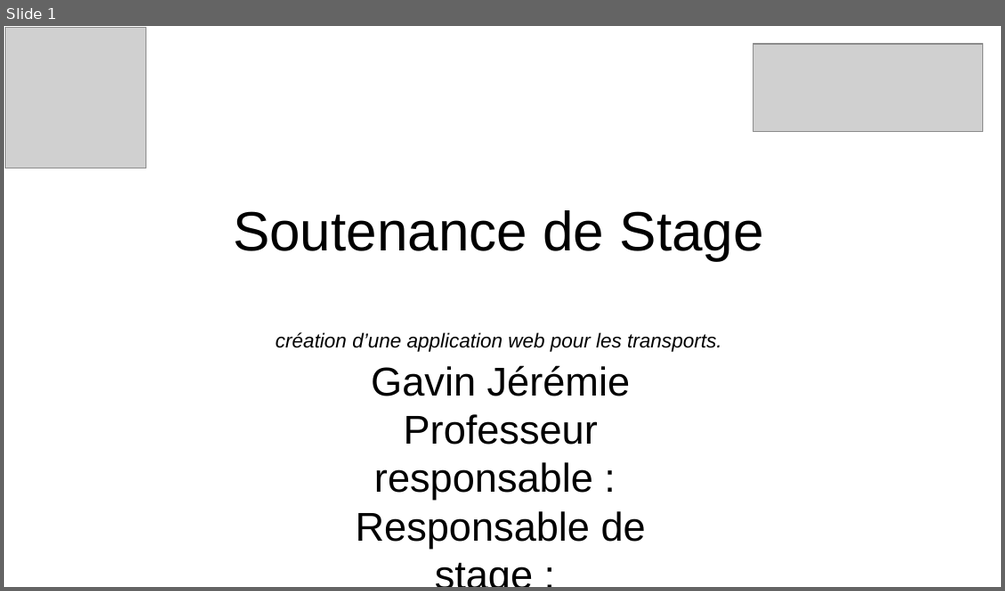
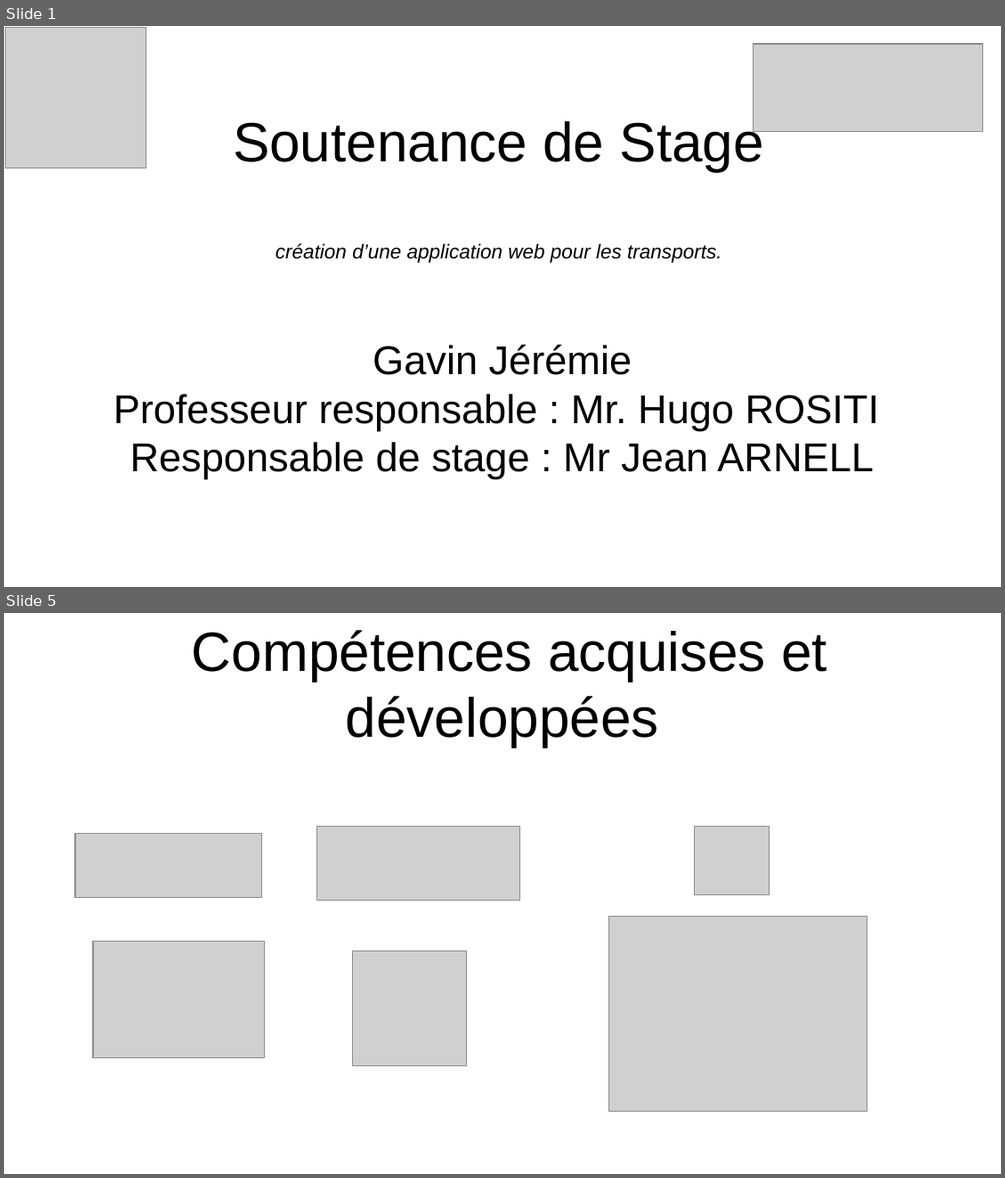
Before and after one commit to Malfioso/MaaS-Computech, a slide deck: Soutenance.odp. Shown one above the other, each under a label of ours: slide 1 before the commit, slides 1 and 5 after it; the slides between them are not shown. The pictures are 1005x591 and 1005x1178 pixels, drawn with LibreOffice and Linux fonts; fonts in the diff are those of the drawing; grey boxes stand for pictures. Boxes give left, top, right and bottom in pixels: in the first picture for what was removed or moved away, otherwise in the second. Text is boxed around its words. In the diff, an @@ line names an element or a change of style, - is before the commit and + after.

Commit message:
Soutenance

```diff
--- a/Soutenance.odp
+++ b/Soutenance.odp
@@ slide 5 added at (4,613,1001,1174), background #FFFFFF @@
@@ title added at (192,630,827,747), 44 pt, text #000000 @@
+Compétences acquises et développées
@@ picture added at (75,834,263,898) @@
@@ picture added at (317,827,520,900) @@
@@ picture added at (695,827,770,894) @@
@@ picture added at (609,916,867,1111) @@
@@ picture added at (93,941,264,1059) @@
@@ picture added at (353,951,467,1065) @@
@@ slide 1 changed as well @@
@@ title "Soutenance de Stage création d’une ..." rewrapped from (233,210,764,352) to (233,117,764,263) @@
@@ subtitle "Gavin Jérémie": place and size @@
-subtitle "Gavin Jérémie" at (356,365,646,548)
+subtitle "Gavin Jérémie" at (113,344,879,478)
@@ subtitle at (113,394,879,478): text changed @@
-Professeur responsable :
-Responsable de stage :
+Professeur responsable : Mr. Hugo ROSITI
+Responsable de stage : Mr Jean ARNELL
```
Also in this commit, not shown: 5 other slides added, 2 other files.
